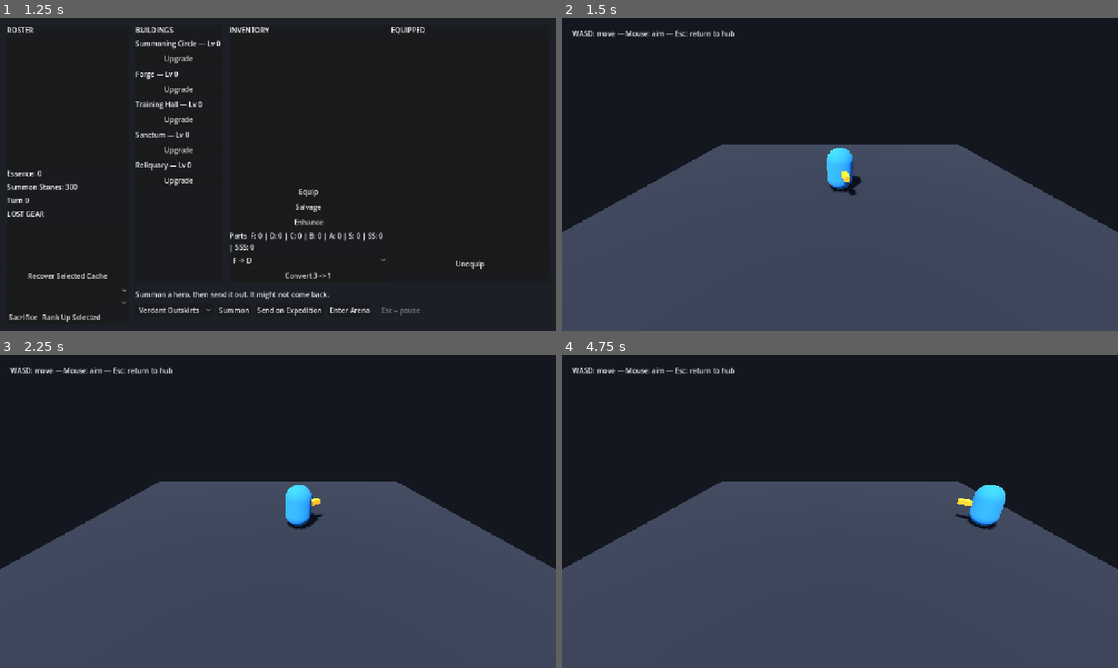
Above: before the commit, frames 1-4 (two rows, left to right).
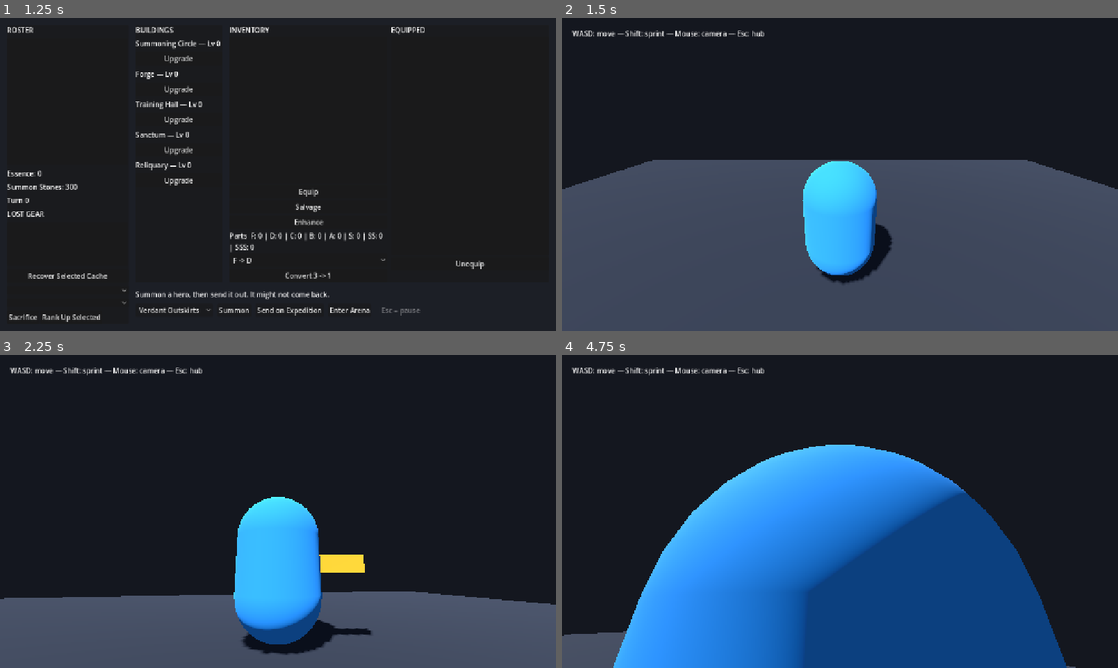
Above: after the commit, the same moments.

Repository: Joony117/Hearthbound
Game: Godot game, scene res://ui/main_menu.tscn
The game is run twice, just before and just after one commit, with the same random seed, the same clock (stepped at 60 frames per second) and the same inputs.
Inputs (mouse positions are in pixels of both pictures, inside the frame that each line leads up to):
- Up to frame 1 (1.25 s): click "Play" at 0.5 s
- Up to frame 2 (1.5 s): click "Enter Arena" at 1.25 s
- Up to frame 3 (2.25 s): tap Enter (ui_accept) at 2 s; move the mouse to (400, 495) at 2.02 s; hold D (move_right) from 2.03 s (still down); hold Shift (sprint, bound only after the commit) from 2.03 s (still down); click (400, 495) at 2.17 s
- Up to frame 4 (4.75 s): tap Enter (ui_accept) at 2.27, 3.5 s; release D (move_right) at 2.75 s; release Shift (sprint, bound only after the commit) at 2.75 s; drag from (728, 527) to (812, 574) at 2.77 s; move the mouse to (895, 442) at 3.52 s; hold D (move_right) 3.53-4.25 s; hold Shift (sprint, bound only after the commit) 3.53-4.25 s; tap Alt at 3.6 s; click (895, 442) at 3.67 s; drag from (812, 574) to (673, 464) at 4.27 s

Frame 1 is identical in both runs. In frame 2, 11% of the frame differs, in the area x 0-100%, y 4-86%; in frame 3, 31%; in frame 4, 54%, in the area x 0-100%, y 4-100%.

Commit message:
feat: align arena movement with Vindictus baseline

Diff:
--- a/balance.tres
+++ b/balance.tres
@@ -15,7 +15,15 @@
 summon_pull_cost = 100
 xp_coefficient = 10
 xp_per_wave = 4
-arena_move_speed = 6.0
+arena_move_speed = 5.8
+arena_sprint_speed = 8.0
+arena_acceleration = 42.0
+arena_deceleration = 65.0
+arena_turn_speed_degrees = 1200.0
+arena_mouse_sensitivity = 0.003
+arena_camera_spring_length = 4.0
+arena_camera_pitch_up_degrees = 35.0
+arena_camera_pitch_down_degrees = 65.0
 rank_names = PackedStringArray("F", "D", "C", "B", "A", "S", "SS", "SSS")
 equip_pct_per_rank = Array[float]([0.04, 0.054, 0.0728, 0.0984, 0.1328, 0.1792, 0.242, 0.3268])
 equip_crit_pct_per_rank = Array[float]([0.015, 0.02025, 0.0273, 0.0369, 0.0498, 0.0672, 0.09075, 0.12255])
--- a/balance_table.gd
+++ b/balance_table.gd
@@ -12,7 +12,15 @@
 @export var summon_pull_cost: int = 100
 @export var xp_coefficient: int = 10
 @export var xp_per_wave: int = 4
-@export var arena_move_speed: float = 6.0
+@export var arena_move_speed: float = 5.8
+@export var arena_sprint_speed: float = 8.0
+@export var arena_acceleration: float = 42.0
+@export var arena_deceleration: float = 65.0
+@export var arena_turn_speed_degrees: float = 1200.0
+@export var arena_mouse_sensitivity: float = 0.003
+@export var arena_camera_spring_length: float = 4.0
+@export var arena_camera_pitch_up_degrees: float = 35.0
+@export var arena_camera_pitch_down_degrees: float = 65.0
 @export var rank_names: PackedStringArray = ["F", "D", "C", "B", "A", "S", "SS", "SSS"]
 @export var equip_pct_per_rank: Array[float] = [0.04, 0.054, 0.0728, 0.0984, 0.1328, 0.1792, 0.242, 0.3268]
 @export var equip_crit_pct_per_rank: Array[float] = [0.015, 0.02025, 0.0273, 0.0369, 0.0498, 0.0672, 0.09075, 0.12255]
--- a/combat/arena/arena.gd
+++ b/combat/arena/arena.gd
@@ -4,46 +4,73 @@
 signal scene_change_requested(scene_path: String)
 
 const BALANCE: BalanceTable = preload("res://balance.tres")
-const GROUND_PLANE := Plane(Vector3.UP, 0.0)
 
-@onready var _camera: Camera3D = %Camera3D
+@onready var _camera_pivot: Node3D = %CameraPivot
 @onready var _hero_capsule: CharacterBody3D = %HeroCapsule
-
-var _aim_screen_position: Vector2
+@onready var _spring_arm: SpringArm3D = %SpringArm3D
 
 
 func _ready() -> void:
 	scene_change_requested.connect(SceneRouter.go_to)
-	_aim_screen_position = get_viewport().get_mouse_position()
+	_spring_arm.spring_length = BALANCE.arena_camera_spring_length
+	_spring_arm.add_excluded_object(_hero_capsule.get_rid())
+	Input.mouse_mode = Input.MOUSE_MODE_CAPTURED
 
 
-func _physics_process(_delta: float) -> void:
-	var input_direction := Input.get_vector(&"move_left", &"move_right", &"move_forward", &"move_back")
-	var move_direction := Vector3(input_direction.x, 0.0, input_direction.y)
-	_hero_capsule.velocity = move_direction * BALANCE.arena_move_speed
-	_hero_capsule.move_and_slide()
-	_aim_at_screen_position(_aim_screen_position)
+func _exit_tree() -> void:
+	Input.mouse_mode = Input.MOUSE_MODE_VISIBLE
 
 
-func _aim_at_screen_position(screen_position: Vector2) -> void:
-	var ray_origin := _camera.project_ray_origin(screen_position)
-	var ray_direction := _camera.project_ray_normal(screen_position)
-	# Godot returns either the Vector3 hit point or null from Plane.intersects_ray().
-	var intersection: Variant = GROUND_PLANE.intersects_ray(ray_origin, ray_direction)
-	if not intersection is Vector3:
-		return
-	var aim_point: Vector3 = intersection
-	aim_point.y = _hero_capsule.global_position.y
-	if _hero_capsule.global_position.is_equal_approx(aim_point):
-		return
-	_hero_capsule.look_at(aim_point, Vector3.UP)
+func _physics_process(delta: float) -> void:
+	var input_direction: Vector2 = Input.get_vector(&"move_left", &"move_right", &"move_forward", &"move_back")
+	var move_direction: Vector3 = _camera_relative_direction(input_direction)
+	var speed: float = BALANCE.arena_sprint_speed if Input.is_action_pressed(&"sprint") else BALANCE.arena_move_speed
+	var target_velocity := Vector2(move_direction.x, move_direction.z) * speed
+	var horizontal_velocity := Vector2(_hero_capsule.velocity.x, _hero_capsule.velocity.z)
+	var rate: float = BALANCE.arena_acceleration if input_direction != Vector2.ZERO else BALANCE.arena_deceleration
+	horizontal_velocity = horizontal_velocity.move_toward(target_velocity, rate * delta)
+	_hero_capsule.velocity.x = horizontal_velocity.x
+	_hero_capsule.velocity.z = horizontal_velocity.y
+
+	if move_direction != Vector3.ZERO:
+		var target_yaw := atan2(-move_direction.x, -move_direction.z)
+		_hero_capsule.rotation.y = rotate_toward(
+			_hero_capsule.rotation.y,
+			target_yaw,
+			deg_to_rad(BALANCE.arena_turn_speed_degrees) * delta,
+		)
+	_hero_capsule.move_and_slide()
+	_camera_pivot.global_position = _hero_capsule.global_position + Vector3.UP
+
+
+func _camera_relative_direction(input_direction: Vector2) -> Vector3:
+	if input_direction == Vector2.ZERO:
+		return Vector3.ZERO
+	var camera_forward := -_camera_pivot.global_basis.z
+	camera_forward.y = 0.0
+	camera_forward = camera_forward.normalized()
+	var camera_right := _camera_pivot.global_basis.x
+	camera_right.y = 0.0
+	camera_right = camera_right.normalized()
+	return (camera_right * input_direction.x - camera_forward * input_direction.y).normalized()
 
 
 func _unhandled_input(event: InputEvent) -> void:
 	if event is InputEventMouseMotion:
-		_aim_screen_position = event.position
+		var mouse_motion := event as InputEventMouseMotion
+		_camera_pivot.rotation.y = wrapf(
+			_camera_pivot.rotation.y - mouse_motion.screen_relative.x * BALANCE.arena_mouse_sensitivity,
+			-PI,
+			PI,
+		)
+		_camera_pivot.rotation.x = clampf(
+			_camera_pivot.rotation.x - mouse_motion.screen_relative.y * BALANCE.arena_mouse_sensitivity,
+			-deg_to_rad(BALANCE.arena_camera_pitch_down_degrees),
+			deg_to_rad(BALANCE.arena_camera_pitch_up_degrees),
+		)
 		return
 	if not event.is_action_pressed("ui_cancel"):
 		return
 	get_viewport().set_input_as_handled()
+	Input.mouse_mode = Input.MOUSE_MODE_VISIBLE
 	scene_change_requested.emit(SceneRouter.HUB)
--- a/combat/arena/arena.tscn
+++ b/combat/arena/arena.tscn
@@ -28,6 +28,9 @@
 radius = 0.75
 height = 2.5
 
+[sub_resource type="SphereShape3D" id="Shape_camera"]
+radius = 0.25
+
 [sub_resource type="StandardMaterial3D" id="Material_facing"]
 albedo_color = Color(1, 0.72, 0.18, 1)
 
@@ -46,10 +49,6 @@
 
 [node name="WorldEnvironment" type="WorldEnvironment" parent="."]
 environment = SubResource("Environment_arena")
-
-[node name="Camera3D" type="Camera3D" parent="."]
-unique_name_in_owner = true
-transform = Transform3D(1, 0, 0, 0, 0.906308, 0.422618, 0, -0.422618, 0.906308, 0, 6, 11)
 
 [node name="Sun" type="DirectionalLight3D" parent="."]
 rotation_degrees = Vector3(-55, -35, 0)
@@ -90,6 +89,21 @@
 position = Vector3(0, 0, -1)
 mesh = SubResource("Mesh_facing")
 
+[node name="CameraPivot" type="Node3D" parent="."]
+unique_name_in_owner = true
+position = Vector3(0, 2.25, 0)
+rotation_degrees = Vector3(-20, 0, 0)
+
+[node name="SpringArm3D" type="SpringArm3D" parent="CameraPivot"]
+unique_name_in_owner = true
+shape = SubResource("Shape_camera")
+margin = 0.1
+
+[node name="Camera3D" type="Camera3D" parent="CameraPivot/SpringArm3D"]
+unique_name_in_owner = true
+position = Vector3(0.5, 0, 0)
+current = true
+
 [node name="UI" type="CanvasLayer" parent="."]
 
 [node name="Hint" type="Label" parent="UI"]
@@ -97,4 +111,4 @@
 offset_top = 24.0
 offset_right = 360.0
 offset_bottom = 55.0
-text = "WASD: move — Mouse: aim — Esc: return to hub"
+text = "WASD: move — Shift: sprint — Mouse: camera — Esc: hub"
--- a/project.godot
+++ b/project.godot
@@ -44,3 +44,8 @@
 "events": [Object(InputEventKey,"resource_local_to_scene":false,"resource_name":"","device":-1,"window_id":0,"alt_press …(192 unchanged characters)…
 ]
 }
+sprint={
+"deadzone": 0.5,
+"events": [Object(InputEventKey,"resource_local_to_scene":false,"resource_name":"","device":-1,"window_id":0,"alt_pressed":false,"shift_pressed":false,"ctrl_pressed":false,"meta_pressed":false,"pressed":false,"keycode":0,"physical_keycode":4194325,"key_label":0,"unicode":0,"location":0,"echo":false,"script":null)
+]
+}
--- a/tests/unit/test_arena.gd
+++ b/tests/unit/test_arena.gd
@@ -11,8 +11,9 @@
 
 
 func after_each() -> void:
-	for action: StringName in [&"move_left", &"move_right", &"move_forward", &"move_back"]:
+	for action: StringName in [&"move_left", &"move_right", &"move_forward", &"move_back", &"sprint"]:
 		Input.action_release(action)
+	Input.mouse_mode = Input.MOUSE_MODE_VISIBLE
 
 
 func test_arena_loads_native_graybox_without_mutating_profile() -> void:
@@ -31,7 +32,12 @@
 	assert_not_null(arena.get_node_or_null("HeroCapsule/CollisionShape3D"))
 	assert_not_null(arena.get_node_or_null("HeroCapsule/FacingMarker"))
 	assert_not_null(arena.get_node_or_null("ArenaBounds/LeftWall"))
-	assert_not_null(arena.get_node_or_null("Camera3D"))
+	var spring_arm := arena.get_node_or_null("CameraPivot/SpringArm3D") as SpringArm3D
+	assert_not_null(spring_arm)
+	assert_almost_eq(spring_arm.spring_length, BALANCE.arena_camera_spring_length, 0.001)
+	var camera := arena.get_node_or_null("CameraPivot/SpringArm3D/Camera3D") as Camera3D
+	assert_not_null(camera)
+	assert_almost_eq(camera.position.x, 0.5, 0.001)
 	assert_not_null(arena.get_node_or_null("Sun"))
 	assert_eq(GameSession.to_dict(), profile_before)
 
@@ -42,6 +48,7 @@
 		&"move_right": KEY_D,
 		&"move_forward": KEY_W,
 		&"move_back": KEY_S,
+		&"sprint": KEY_SHIFT,
 	}
 
 	for action: StringName in expected_keys:
@@ -53,43 +60,78 @@
 		assert_eq(key_event.physical_keycode, expected_keys[action])
 
 
-func test_arena_movement_uses_authored_speed_and_normalizes_diagonal() -> void:
+func test_arena_movement_uses_authored_kinematics_and_normalizes_diagonal() -> void:
 	var arena_scene: PackedScene = load(SceneRouter.ARENA) as PackedScene
 	var arena: Arena = arena_scene.instantiate() as Arena
 	add_child_autofree(arena)
 	var hero_capsule := arena.get_node("HeroCapsule") as CharacterBody3D
-	assert_eq(BALANCE.arena_move_speed, 6.0)
+	assert_eq(BALANCE.arena_move_speed, 5.8)
+	assert_eq(BALANCE.arena_sprint_speed, 8.0)
+	assert_eq(BALANCE.arena_acceleration, 42.0)
+	assert_eq(BALANCE.arena_deceleration, 65.0)
+	assert_eq(BALANCE.arena_turn_speed_degrees, 1200.0)
 
 	Input.action_press(&"move_right")
-	arena._physics_process(0.0)
+	arena._physics_process(0.1)
+	assert_almost_eq(hero_capsule.velocity.x, 4.2, 0.001)
+	arena._physics_process(0.1)
 	assert_almost_eq(hero_capsule.velocity.x, BALANCE.arena_move_speed, 0.001)
 	assert_almost_eq(hero_capsule.velocity.z, 0.0, 0.001)
 
 	Input.action_press(&"move_forward")
-	arena._physics_process(0.0)
+	arena._physics_process(0.2)
 	assert_almost_eq(Vector2(hero_capsule.velocity.x, hero_capsule.velocity.z).length(), BALANCE.arena_move_speed, 0.001)
 	assert_lt(hero_capsule.velocity.z, 0.0)
 
+	Input.action_press(&"sprint")
+	arena._physics_process(0.1)
+	assert_almost_eq(Vector2(hero_capsule.velocity.x, hero_capsule.velocity.z).length(), BALANCE.arena_sprint_speed, 0.001)
+
 	Input.action_release(&"move_right")
 	Input.action_release(&"move_forward")
-	arena._physics_process(0.0)
+	Input.action_release(&"sprint")
+	arena._physics_process(0.1)
+	assert_gt(Vector2(hero_capsule.velocity.x, hero_capsule.velocity.z).length(), 0.0)
+	arena._physics_process(0.1)
 	assert_eq(hero_capsule.velocity, Vector3.ZERO)
 
 
-func test_arena_mouse_aim_turns_capsule_without_pitching() -> void:
+func test_arena_mouse_orbit_makes_movement_camera_relative_and_turns_capsule() -> void:
 	var arena_scene: PackedScene = load(SceneRouter.ARENA) as PackedScene
 	var arena: Arena = arena_scene.instantiate() as Arena
 	add_child_autofree(arena)
 	var hero_capsule := arena.get_node("HeroCapsule") as CharacterBody3D
+	var camera_pivot := arena.get_node("CameraPivot") as Node3D
 
 	var mouse_event := InputEventMouseMotion.new()
-	mouse_event.position = Vector2(1000.0, 360.0)
+	mouse_event.screen_relative = Vector2(PI * 0.5 / BALANCE.arena_mouse_sensitivity, 0.0)
 	arena._unhandled_input(mouse_event)
-	arena._physics_process(0.0)
+	assert_almost_eq(camera_pivot.rotation.y, -PI * 0.5, 0.001)
+
+	Input.action_press(&"move_forward")
+	arena._physics_process(0.2)
 	var facing_direction := -hero_capsule.global_basis.z.normalized()
 
-	assert_gt(facing_direction.x, 0.0)
+	assert_gt(hero_capsule.velocity.x, 0.0)
+	assert_almost_eq(hero_capsule.velocity.z, 0.0, 0.001)
+	assert_gt(facing_direction.x, 0.99)
 	assert_almost_eq(facing_direction.y, 0.0, 0.001)
+
+
+func test_arena_mouse_pitch_uses_authored_clamps() -> void:
+	var arena_scene: PackedScene = load(SceneRouter.ARENA) as PackedScene
+	var arena: Arena = arena_scene.instantiate() as Arena
+	add_child_autofree(arena)
+	var camera_pivot := arena.get_node("CameraPivot") as Node3D
+	var mouse_event := InputEventMouseMotion.new()
+
+	mouse_event.screen_relative = Vector2(0.0, 10000.0)
+	arena._unhandled_input(mouse_event)
+	assert_almost_eq(camera_pivot.rotation.x, -deg_to_rad(BALANCE.arena_camera_pitch_down_degrees), 0.001)
+
+	mouse_event.screen_relative = Vector2(0.0, -10000.0)
+	arena._unhandled_input(mouse_event)
+	assert_almost_eq(camera_pivot.rotation.x, deg_to_rad(BALANCE.arena_camera_pitch_up_degrees), 0.001)
 
 
 func test_hub_enter_arena_button_connection_targets_handler() -> void:
Not shown: 1 places in combat/arena/arena.tscn that only renumber resources
Not shown, changed: docs/SYSTEMS.md
Not shown, changed: docs/TASKS.md
